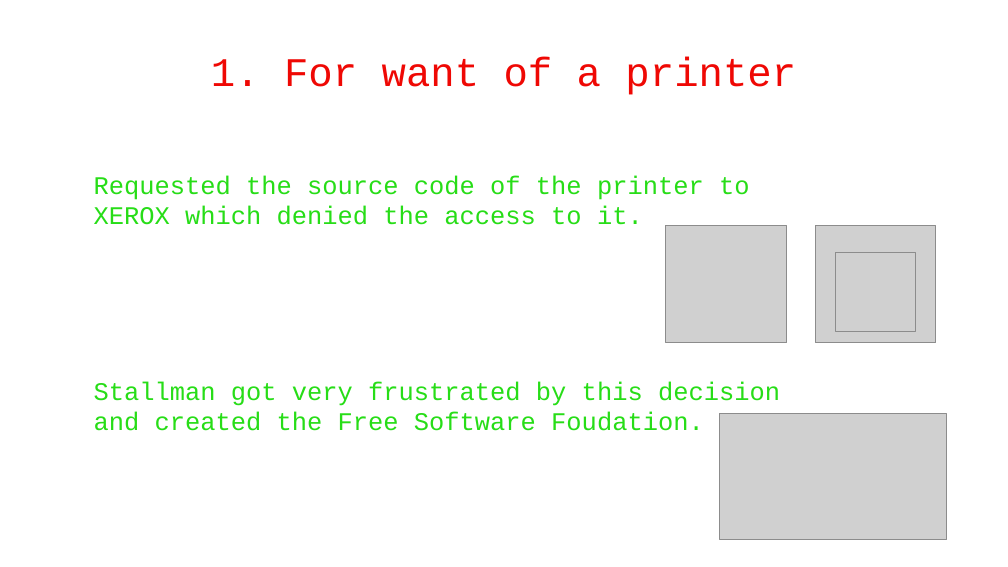
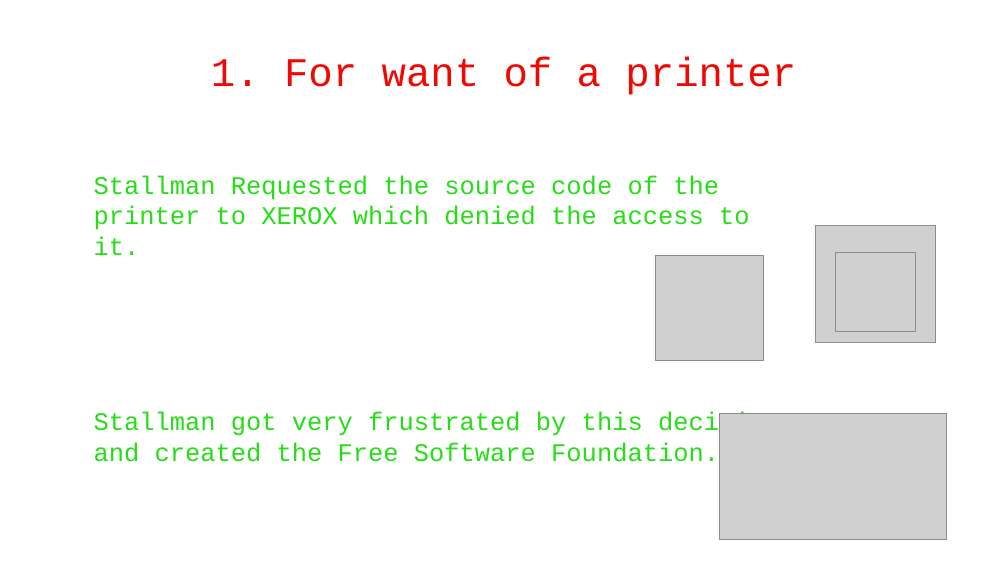
Before and after one commit to WAPEETY/open-source-presentation, a slide deck: slide 6 of open_source.odp. Drawn at 1008x567 pixels with LibreOffice and Linux fonts; fonts in the diff are those of the drawing; grey boxes stand for pictures; background and template pictures are left out. Boxes give left, top, right and bottom in pixels: in the first picture for what was removed or moved away, otherwise in the second. Text is boxed around its words. In the diff, an @@ line names an element or a change of style, - is before the commit and + after.

```diff
--- a/open_source.odp
+++ b/open_source.odp
@@ text at (94,175,780,462): text changed @@
-Requested the source code of the printer to XEROX which denied the access to it.
-Stallman got very frustrated by this decision and created the Free Software Foudation.
+Stallman Requested the source code of the printer to XEROX which denied the access to it.
+Stallman got very frustrated by this decision and created the Free Software Foundation.
@@ picture: place and size @@
-picture at (666,226,787,343)
+picture at (656,256,764,361)
```
Also in this commit, not shown: 8 other slides changed.
